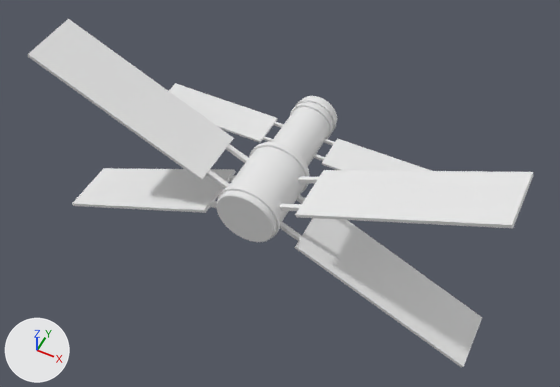
One commit to the Blender file _files/satellite.blend: the scene before it, then after it.
Before and after are seen from a camera (50 mm lens) standing at (30.7, -51.5, 71.8) and looking at (0.9, 8.0, -2.7). Lighting does not change. The marker at lower left points along +X, +Y and +Z.

Names of what the first picture shows: 'satellite', 'solar_pannel', 'solar_pannel.001', 'solar_pannel.002'.
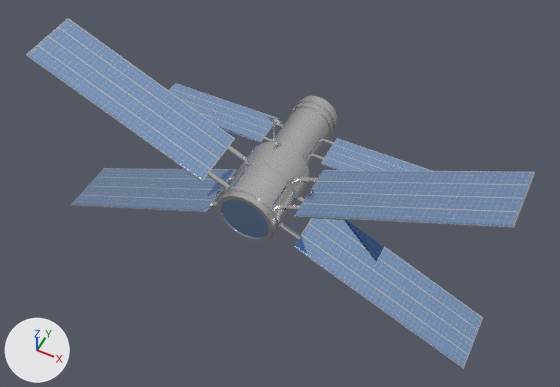
The change, as a diff of the scene's bpy script:
```diff
--- a/_files/satellite.blend.py
+++ b/_files/satellite.blend.py
@@ me_cylinder @@
-me_cylinder.from_pydata(...)  # 553 vertices, 673 faces; spans x -4.2..4.2, y 0.2..21.5, z -4.2..4.2
+me_cylinder.from_pydata(...)  # 817 vertices, 978 faces; spans x -4.2..4.2, y 0.2..21.5, z -4.2..7.0
+# me_cylinder part 1: a new loose piece of 98 vertices spanning x -2.4..-0.7, y 10.9..12.1, z 5.5..7.0, in mat_mat_satellite_allu (white #e7e7e7)
+# me_cylinder part 2: 65 vertices removed from x -4.2..4.2, y 9.2..9.7, z -4.2..4.2; 141 vertices added at x -4.2..4.2, y 5.8..12.2, z -4.2..6.8
+# me_cylinder part 3: 65 vertices added at x -3.3..3.3, y 0.2..0.3, z -3.3..3.3
+me_cylinder.materials.append(mat_mat_satellite_allu)  # white #e7e7e7
+me_cylinder.materials.append(mat_mat_satellite_solarpanel)  # picture img_tex_solar_panel_png
@@ me_cube_001 @@
 # used by ob_solar_pannel; parent = ob_satellite; location = (0.0, 5.211, 0.0); rotation_euler = (0.0, -0.436, -3.142), in degrees (0, -25, -180); scale = (3.95, 3.95, 3.95)
-me_cube_001.from_pydata(...)  # 24 vertices, 18 faces; spans x 0.31..8.2, y -1.0..1.0, z -0.13..0.06
+me_cube_001.from_pydata(...)  # 56 vertices, 38 faces; spans x 0.31..8.24, y -1.04..1.04, z -0.13..0.06
+# me_cube_001 part 4: the loose piece of 8 vertices spanning x 0.31..1.97, y 0.53..0.67, z -0.13..0.02 is rebuilt with 16 vertices and now spans x 0.31..1.97, y 0.53..0.67, z -0.13..0.02, in mat_mat_satellite_allu (white #e7e7e7)
+# me_cube_001 part 5: a new loose piece of 16 vertices spanning x 0.31..1.97, y -0.73..-0.58, z -0.13..0.02, in mat_mat_satellite_allu (white #e7e7e7)
+# me_cube_001 part 6
+# 6 vertices are removed from x 0.31..1.97, y -0.73..-0.58, z -0.13..0.02
+# 6 faces are deleted
+# 2 vertices move from x 0.31, y -0.73..-0.58, z 0.02 to x 1.72, y -1.04, z -0.02..0.02
+# 7 vertices are added at x 1.72..8.24, y -1.04..1.04, z -0.02
+# 7 new vertices lie (0.0, 0.0, 0.04) away from vertices in x 1.72..8.24, y -1.04..1.04, z -0.02
+# 16 new faces join them, mat_mat_satellite_allu (white #e7e7e7)
+# me_cube_001 part 7: 6 faces spanning x 1.76..8.2, y -1.0..1.0, z -0.06..0.06 switch from no material to mat_mat_satellite_solarpanel (picture img_tex_solar_panel_png)
+me_cube_001.materials.append(mat_mat_satellite_allu)  # white #e7e7e7
```

Changed parts and their boxes [x1, y1, x2, y2] in the pictures (560 x 387 px):
'solar_pannel', reshaped
    before: [28, 19, 482, 368]
    after: [26, 18, 483, 369]
'solar_pannel.001', reshaped
    before: [72, 168, 533, 228]
    after: [71, 168, 535, 229]
part 1 of me_cylinder, added
    after: [269, 117, 281, 124]
part 2 of me_cylinder, built on
    before: [249, 143, 309, 193]
    after: [237, 116, 308, 205]
part 3 of me_cylinder, added (blue)
    after: [217, 196, 273, 242]
part 4 of me_cube_001, rebuilt
    before: [206, 136, 325, 241]
    after: [208, 137, 324, 240]
part 5 of me_cube_001, added
    after: [227, 123, 335, 203]
part 6 of me_cube_001, built on
    before: [226, 122, 335, 204]
    after: [26, 18, 535, 369]
part 7 of me_cube_001, recoloured (white to blue)
    both: [28, 19, 533, 367]
